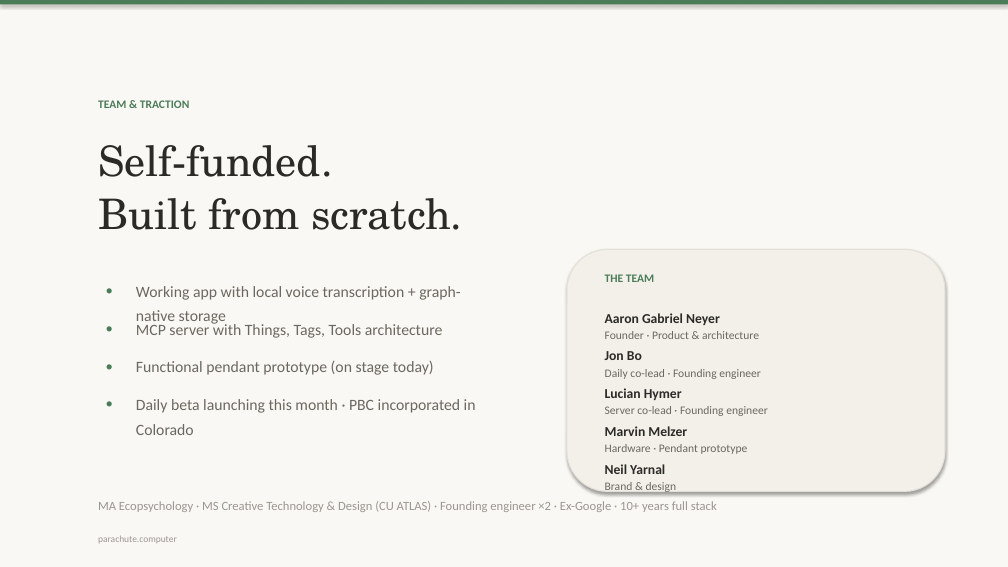
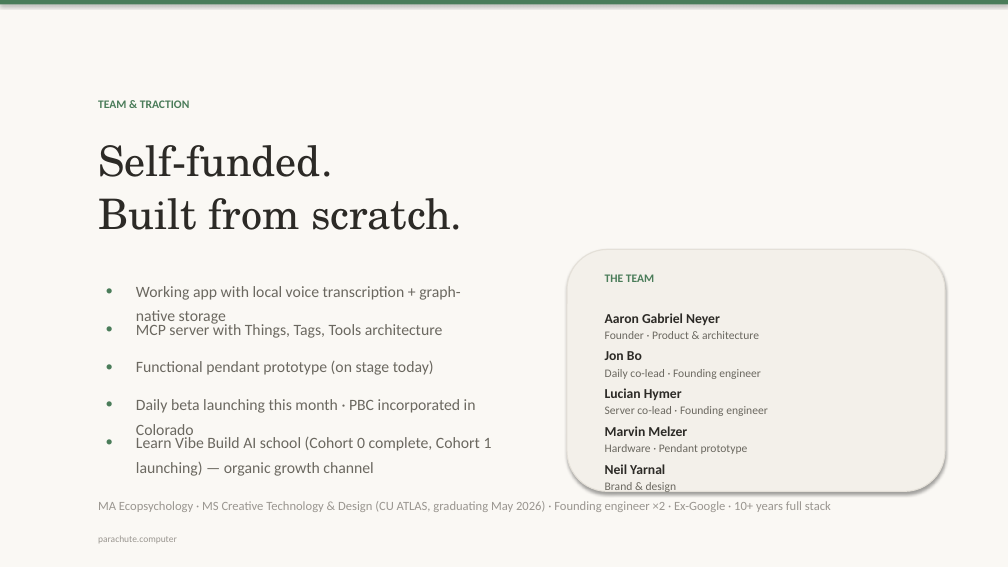
Before and after one commit to OpenParachutePBC/parachute-computer, a slide deck: slide 8 of nvc-pitch-deck.pptx. Drawn at 1008x567 pixels with LibreOffice and Linux fonts; fonts in the diff are those of the drawing. Boxes give left, top, right and bottom in pixels: in the first picture for what was removed or moved away, otherwise in the second. Text is boxed around its words. In the diff, an @@ line names an element or a change of style, - is before the commit and + after.

```diff
--- a/nvc-pitch-deck.pptx
+++ b/nvc-pitch-deck.pptx
@@ text added at (98, 425, 121, 448), 14 pt, text #4A7C59 @@
+•
@@ text added at (136, 434, 492, 476), 15 pt, text #6B6860 @@
+Learn Vibe Build AI school (Cohort 0 complete, Cohort 1 launching) — organic growth channel
@@ text at (98, 501, 831, 512): text changed @@
-MA Ecopsychology · MS Creative Technology & Design (CU ATLAS) · Founding engineer ×2 · Ex-Google · 10+ years full stack
+MA Ecopsychology · MS Creative Technology & Design (CU ATLAS, graduating May 2026) · Founding engineer ×2 · Ex-Google · 10+ years full stack
```
Also in this commit, not shown: 1 other slide changed, 3 other files.
